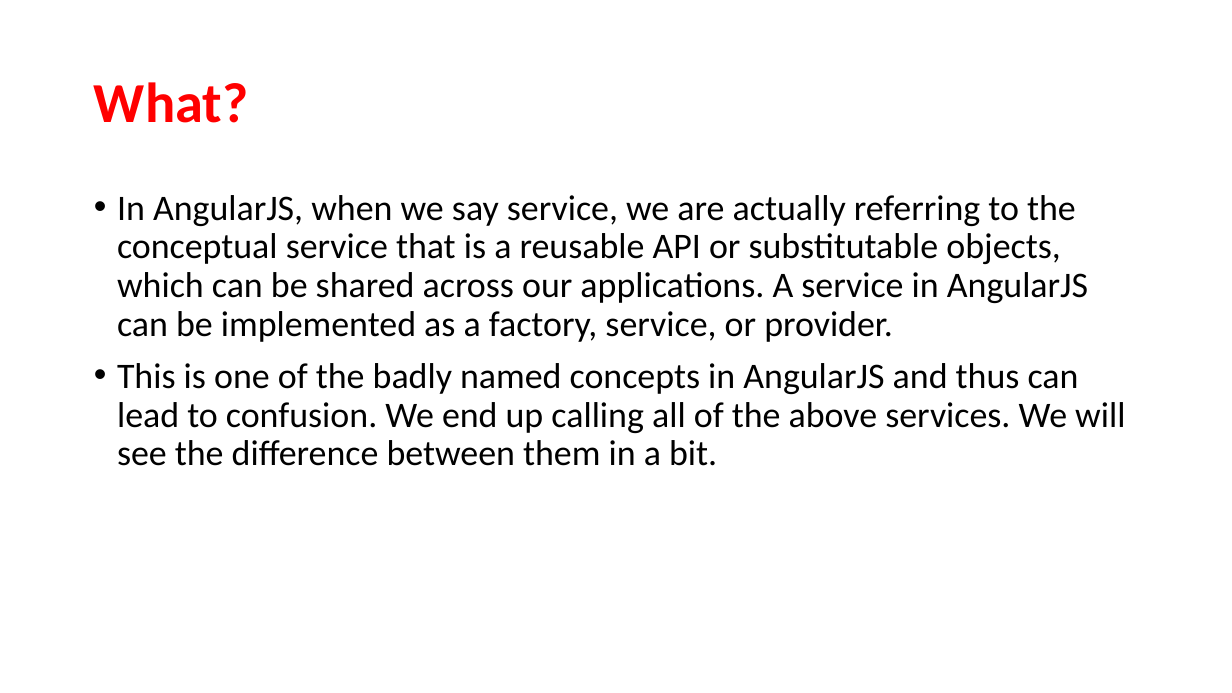
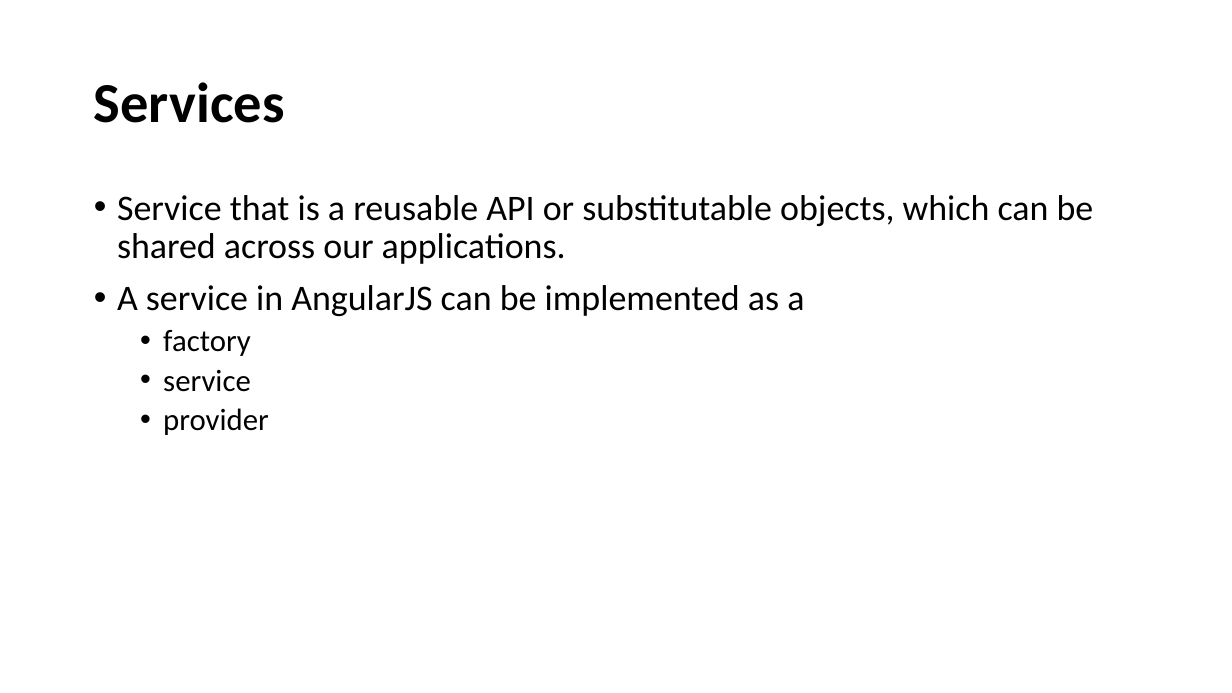
Before and after one commit to santoshkar/Angular, a slide deck: slide 28 of Angular JS draft.pptx (slide 32 before the commit). Drawn at 1232x693 pixels with LibreOffice and Linux fonts; fonts in the diff are those of the drawing. Boxes give left, top, right and bottom in pixels: in the first picture for what was removed or moved away, otherwise in the second. Text is boxed around its words. In the diff, an @@ line names an element or a change of style, - is before the commit and + after.

Commit message:
added service

```diff
--- a/Angular JS draft.pptx
+++ b/Angular JS draft.pptx
@@ title at box(94, 82, 285, 123): text changed; text colour #FF0000 to #000000 @@
-What?
+Services
@@ text at box(117, 195, 1094, 435): text changed @@
-• In AngularJS, when we say service, we are actually referring to the conceptual service that is a reusable API or substitutable objects, which can be shared across our applications. A service in AngularJS can be implemented as a factory, service, or provider.
-• This is one of the badly named concepts in AngularJS and thus can lead to confusion. We end up calling all of the above services. We will see the difference between them in a bit.
+• Service that is a reusable API or substitutable objects, which can be shared across our applications.
+• A service in AngularJS can be implemented as a
+  • factory
+  • service
+  • provider
```
Also in this commit, not shown: 3 other slides changed, 2 slides added, 4 other files.
